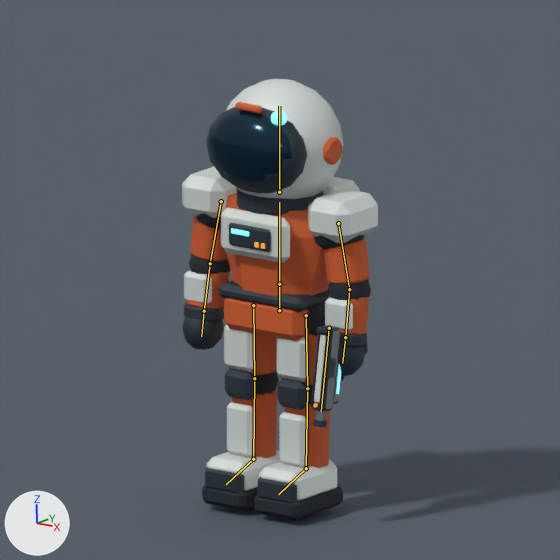
Renders of the Blender file lunar-art-test/game/assets/astronaut-library.blend from each side of a commit.
Before and after are seen from the file's camera 'Suit portrait.005'. Every picture has the same lights, and +X, +Y and +Z are marked at lower left. The older version comes first. The bones that bend it are drawn over the model as lines.

Objects in the first picture: 'FrontierSuit.005', 'Pistol', 'Studio floor.005'.
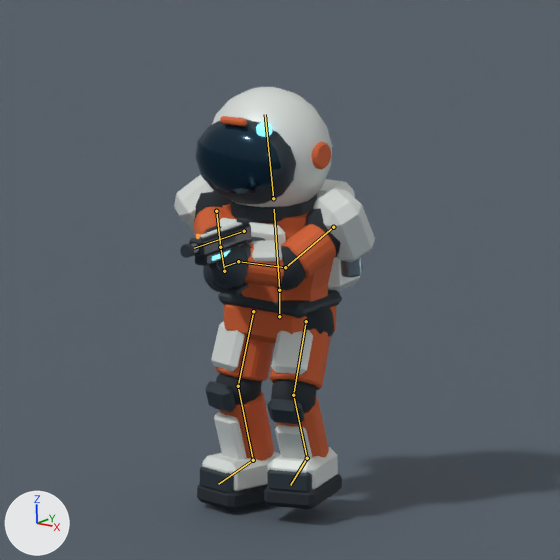
The newer file adds an action. The first version stands in its rest pose; the second is drawn at frame 4 of the action 'TurnL'.

Changed parts and their boxes [x1, y1, x2, y2] in the pictures (560 x 560 px):
'FrontierSuit.005', posed: before [182, 79, 378, 520]; after [174, 87, 375, 510]
'Pistol', posed (24% wider, 24% shorter): before [311, 325, 368, 427]; after [180, 218, 251, 295]
bone 'Hips', root to tip: before (279, 310) to (279, 284); after (279, 316) to (279, 290)
bone 'Spine', root to tip: before (279, 284) to (279, 202); after (279, 290) to (274, 209)
bone 'Head', root to tip: before (279, 192) to (279, 106); after (273, 198) to (265, 114)
bone 'UpperArm.L', root to tip: before (221, 201) to (210, 263); after (216, 211) to (220, 247)
bone 'Forearm.L', root to tip: before (210, 263) to (204, 311); after (220, 247) to (224, 271)
bone 'Hand.L', root to tip: before (204, 311) to (201, 336); after (224, 271) to (226, 270)
bone 'UpperArm.R', root to tip: before (338, 223) to (349, 289); after (333, 227) to (285, 267)
bone 'Forearm.R', root to tip: before (349, 289) to (345, 337); after (285, 267) to (238, 261)
bone 'Hand.R', root to tip: before (345, 337) to (342, 363); after (238, 261) to (223, 267)
bone 'Thigh.L', root to tip: before (253, 305) to (254, 378); after (253, 311) to (238, 386)
bone 'Shin.L', root to tip: before (254, 378) to (253, 459); after (238, 386) to (253, 460)
bone 'Foot.L', root to tip: before (253, 459) to (226, 484); after (253, 460) to (218, 484)
bone 'Thigh.R', root to tip: before (306, 315) to (307, 388); after (306, 321) to (293, 395)
bone 'Shin.R', root to tip: before (307, 388) to (306, 468); after (293, 395) to (307, 458)
bone 'Foot.R', root to tip: before (306, 468) to (278, 494); after (307, 458) to (290, 485)

What changed in the scene script:
```text
Change bone_hips:
    where bone_hips = bpy.data.objects['AstronautRig.005'].pose.bones['Hips']
    bone_hips.location: (0.0, 0.0, 0.0) -> (0.0, -0.03, 0.0)
Change bone_spine:
    where bone_spine = bpy.data.objects['AstronautRig.005'].pose.bones['Spine']  # child of 'Hips'
    bone_spine.rotation_euler: (0.0, 0.0, 0.0) -> (0.0524, 0.0, 0.0349)  # degrees (0, 0, 0) -> degrees (3, 0, 2)
Change bone_head:
    where bone_head = bpy.data.objects['AstronautRig.005'].pose.bones['Head']  # child of 'Spine'
    bone_head.rotation_euler: (0.0, 0.0, 0.0) -> (0.0349, 0.0, 0.0)  # degrees (0, 0, 0) -> degrees (2, 0, 0)
Change bone_upperarm_l:
    where bone_upperarm_l = bpy.data.objects['AstronautRig.005'].pose.bones['UpperArm.L']  # child of 'Spine'
    bone_upperarm_l.rotation_euler: (0.0, 0.0, 0.0) -> (-1.169, -0.367, -0.541)  # degrees (0, 0, 0) -> degrees (-67, -21, -31)
Change bone_forearm_l:
    where bone_forearm_l = bpy.data.objects['AstronautRig.005'].pose.bones['Forearm.L']  # child of 'UpperArm.L'
    bone_forearm_l.rotation_euler: (0.0, 0.0, 0.0) -> (0.157, -0.0175, 0.14)  # degrees (0, 0, 0) -> degrees (9, -1, 8)
Change bone_hand_l:
    where bone_hand_l = bpy.data.objects['AstronautRig.005'].pose.bones['Hand.L']  # child of 'Forearm.L'
    bone_hand_l.rotation_euler: (0.0, 0.0, 0.0) -> (-0.454, -0.0698, -0.297)  # degrees (0, 0, 0) -> degrees (-26, -4, -17)
Change bone_upperarm_r:
    where bone_upperarm_r = bpy.data.objects['AstronautRig.005'].pose.bones['UpperArm.R']  # child of 'Spine'
    bone_upperarm_r.rotation_euler: (0.0, 0.0, 0.0) -> (-1.187, 0.122, 0.175)  # degrees (0, 0, 0) -> degrees (-68, 7, 10)
Change bone_forearm_r:
    where bone_forearm_r = bpy.data.objects['AstronautRig.005'].pose.bones['Forearm.R']  # child of 'UpperArm.R'
    bone_forearm_r.rotation_euler: (0.0, 0.0, 0.0) -> (-0.367, 0.0698, 0.419)  # degrees (0, 0, 0) -> degrees (-21, 4, 24)
Change bone_hand_r:
    where bone_hand_r = bpy.data.objects['AstronautRig.005'].pose.bones['Hand.R']  # child of 'Forearm.R'
    bone_hand_r.rotation_euler: (0.0, 0.0, 0.0) -> (-0.0698, 0.332, -0.838)  # degrees (0, 0, 0) -> degrees (-4, 19, -48)
Change bone_thigh_l:
    where bone_thigh_l = bpy.data.objects['AstronautRig.005'].pose.bones['Thigh.L']  # child of 'Hips'
    bone_thigh_l.rotation_euler: (0.0, 0.0, 0.0) -> (-0.297, 0.192, 0.0)  # degrees (0, 0, 0) -> degrees (-17, 11, 0)
Change bone_shin_l:
    where bone_shin_l = bpy.data.objects['AstronautRig.005'].pose.bones['Shin.L']  # child of 'Thigh.L'
    bone_shin_l.rotation_euler: (0.0, 0.0, 0.0) -> (0.576, 0.0, 0.0)  # degrees (0, 0, 0) -> degrees (33, 0, 0)
Change bone_foot_l:
    where bone_foot_l = bpy.data.objects['AstronautRig.005'].pose.bones['Foot.L']  # child of 'Shin.L'
    bone_foot_l.rotation_euler: (0.0, 0.0, 0.0) -> (-0.279, 0.0, 0.0)  # degrees (0, 0, 0) -> degrees (-16, 0, 0)
Change bone_thigh_r:
    where bone_thigh_r = bpy.data.objects['AstronautRig.005'].pose.bones['Thigh.R']  # child of 'Hips'
    bone_thigh_r.rotation_euler: (0.0, 0.0, 0.0) -> (-0.524, -0.262, 0.0)  # degrees (0, 0, 0) -> degrees (-30, -15, 0)
Change bone_shin_r:
    where bone_shin_r = bpy.data.objects['AstronautRig.005'].pose.bones['Shin.R']  # child of 'Thigh.R'
    bone_shin_r.rotation_euler: (0.0, 0.0, 0.0) -> (1.012, 0.0, 0.0)  # degrees (0, 0, 0) -> degrees (58, 0, 0)
Change bone_foot_r:
    where bone_foot_r = bpy.data.objects['AstronautRig.005'].pose.bones['Foot.R']  # child of 'Shin.R'
    bone_foot_r.rotation_euler: (0.0, 0.0, 0.0) -> (-0.489, 0.0, 0.0)  # degrees (0, 0, 0) -> degrees (-28, 0, 0)
```
